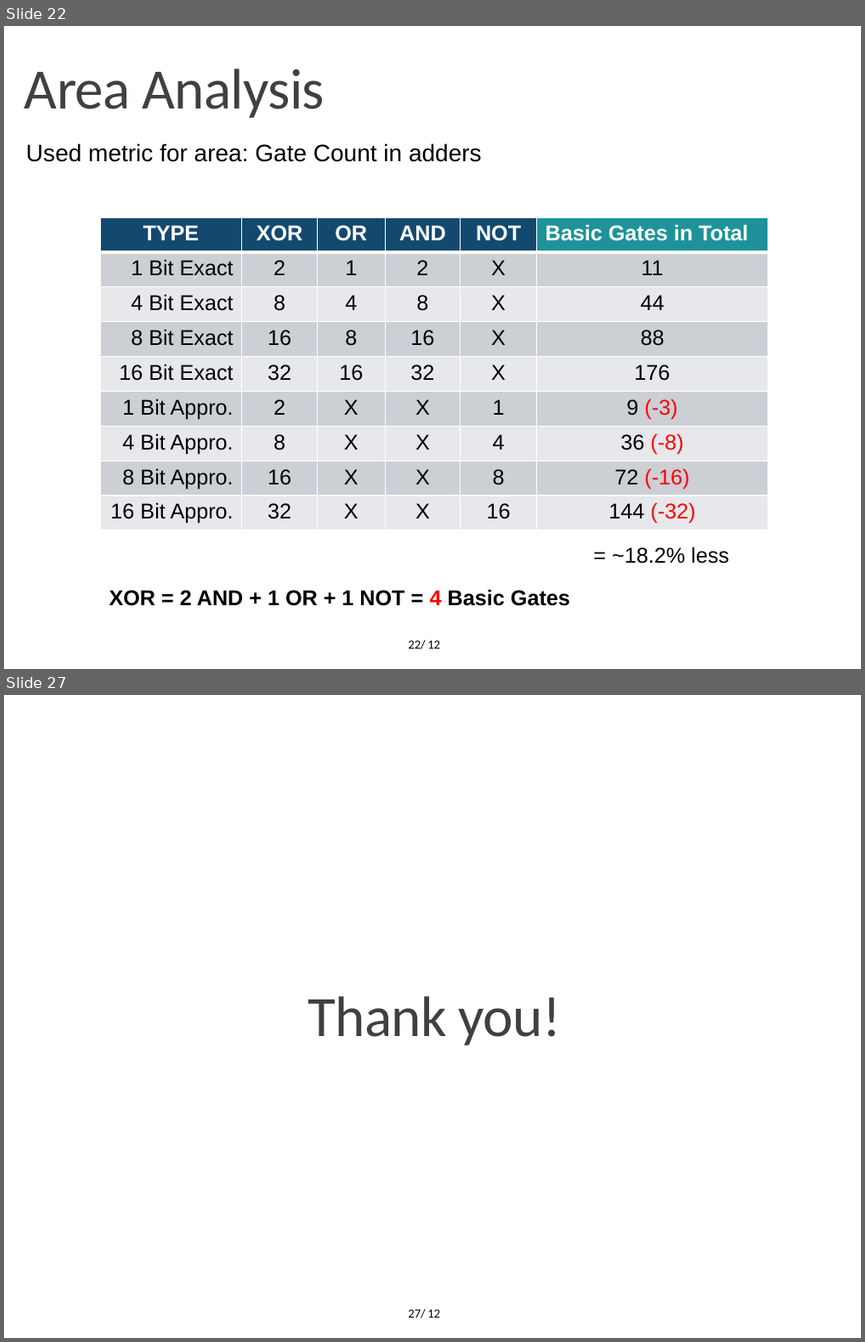
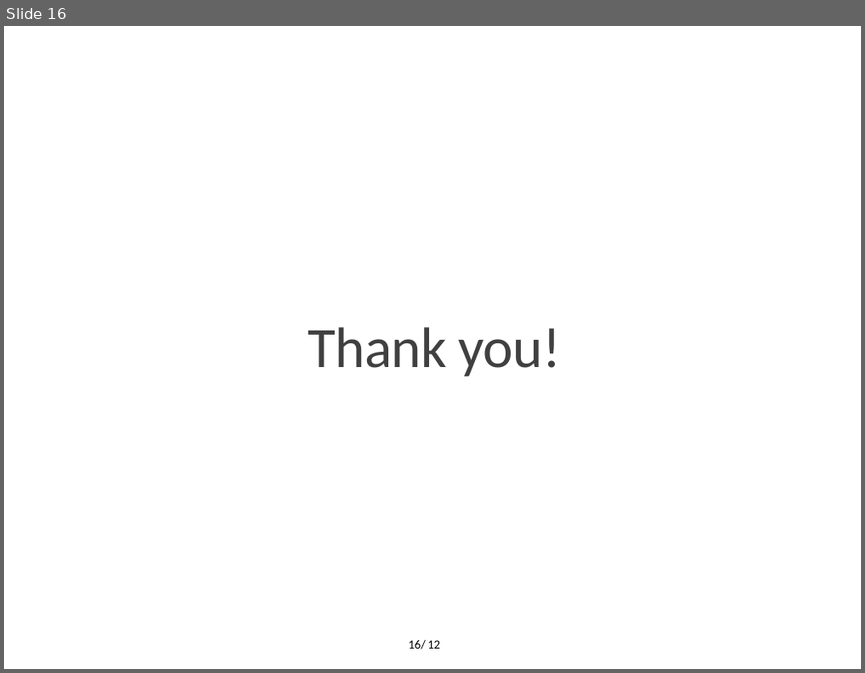
Before and after one commit to OrionLightning/Approximate-Circuit, a slide deck: Presentation Slides/Second Midterm (11-01-2022)/Midterm 11-01-2022.pptx. Shown one above the other, each under a label of ours: slides 22 and 27 before the commit, slide 16 after it; the slides between them are not shown. The pictures are 865x1342 and 865x673 pixels, drawn with LibreOffice and Linux fonts; fonts in the diff are those of the drawing; background and template pictures are left out. Boxes give left, top, right and bottom in pixels: in the first picture for what was removed or moved away, otherwise in the second. Text is boxed around its words. In the diff, an @@ line names an element or a change of style, - is before the commit and + after.

```diff
--- a/Presentation Slides/Second Midterm (11-01-2022)/Midterm 11-01-2022.pptx
+++ b/Presentation Slides/Second Midterm (11-01-2022)/Midterm 11-01-2022.pptx
@@ slide 22 removed at [4, 26, 861, 669], background #FFFFFF; not listed: 1 template element that a slide beside it also shows @@
@@ text removed at [24, 68, 324, 118] @@
-Area Analysis
@@ text removed at [26, 143, 482, 162] @@
-Used metric for area: Gate Count in adders
@@ table removed at [100, 217, 767, 530], 9 rows, 6 columns @@
-TYPE | XOR | OR | AND | NOT | Basic Gates in Total
-1 Bit Exact | 2 | 1 | 2 | X | 11
-4 Bit Exact | 8 | 4 | 8 | X | 44
-8 Bit Exact | 16 | 8 | 16 | X | 88
-16 Bit Exact | 32 | 16 | 32 | X | 176
-1 Bit Appro. | 2 | X | X | 1 | 9 (-3)
-4 Bit Appro. | 8 | X | X | 4 | 36 (-8)
-8 Bit Appro. | 16 | X | X | 8 | 72 (-16)
-16 Bit Appro. | 32 | X | X | 16 | 144 (-32)
@@ text removed at [612, 546, 729, 563] @@
-= ~18.2% less
@@ text removed at [109, 589, 570, 606] @@
-XOR = 2 AND + 1 OR + 1 NOT = 4 Basic Gates
@@ page number removed at [408, 640, 425, 649] @@
-22/
@@ what was slide 27 is now slide 16 @@
@@ page number at [409, 639, 426, 649]: text changed @@
-27/
+16/
```
Also in this commit, not shown: 11 slides changed, 1 slide added, 11 other slides removed, 1 other file.
